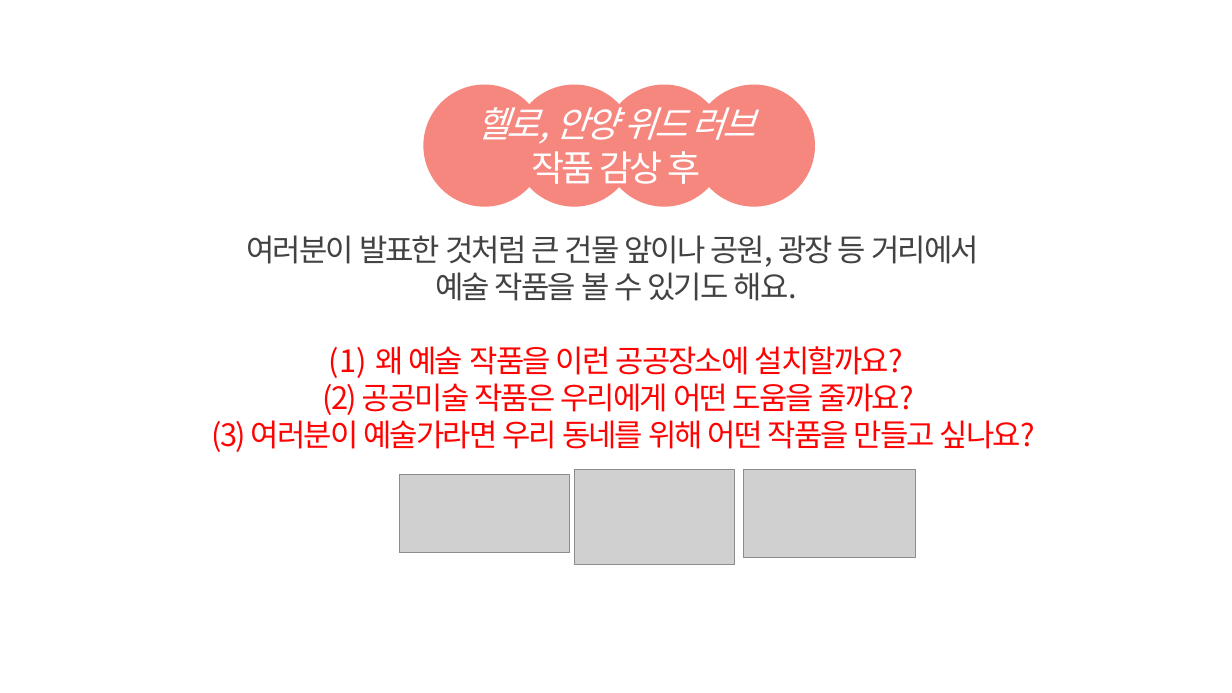
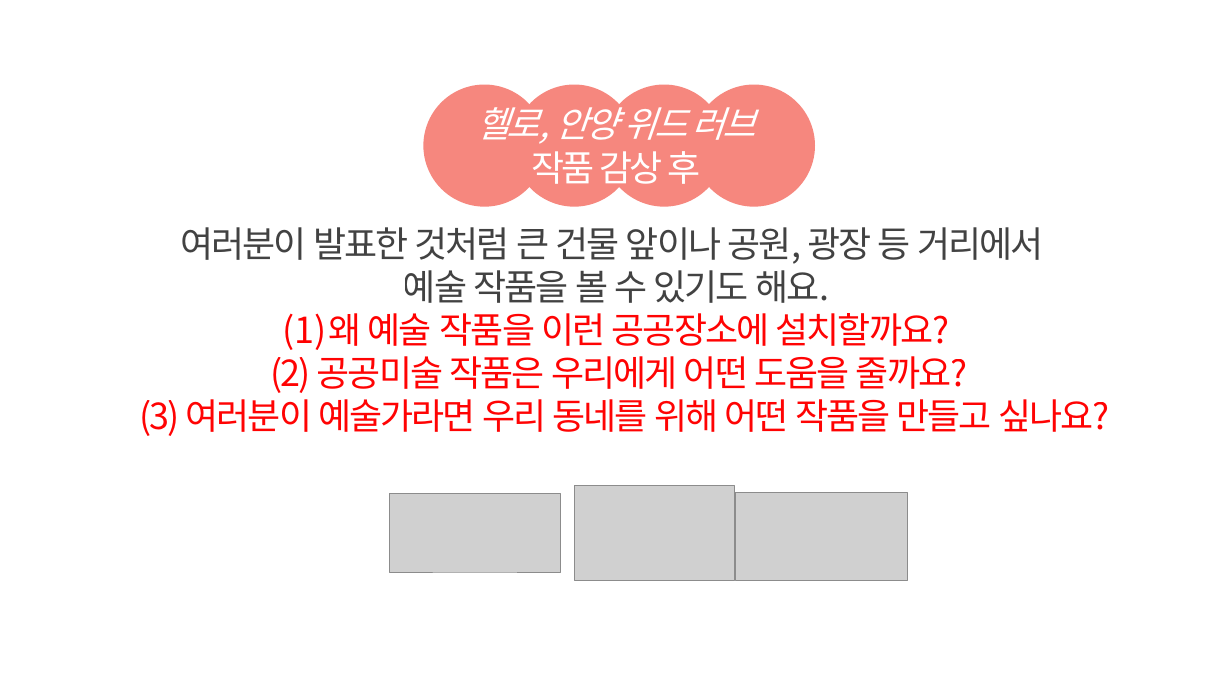
Before and after one commit to biossam/humanskill_art, a slide deck: slide 4 of files/demo/18.pptx. Drawn at 1232x693 pixels with LibreOffice and Linux fonts; fonts in the diff are those of the drawing; grey boxes stand for pictures; background and template pictures are left out. Boxes give left, top, right and bottom in pixels: in the first picture for what was removed or moved away, otherwise in the second. Text is boxed around its words. In the diff, an @@ line names an element or a change of style, - is before the commit and + after.

```diff
--- a/files/demo/18.pptx
+++ b/files/demo/18.pptx
@@ text "여러분이 발표한 것처럼 큰 건물 ...": place and size @@
-text "여러분이 발표한 것처럼 큰 건물 ..." at bbox=[212, 235, 1035, 452]
+text "여러분이 발표한 것처럼 큰 건물 ..." at bbox=[139, 227, 1110, 436]
@@ text "여러분이 발표한 것처럼 큰 건물 ..." at bbox=[139, 227, 1110, 436]: size 24 to 28 pt @@
@@ picture: place and size @@
-picture at bbox=[399, 474, 570, 553]
+picture at bbox=[389, 494, 560, 572]
@@ picture: place and size @@
-picture at bbox=[575, 470, 735, 565]
+picture at bbox=[575, 485, 735, 580]
@@ picture: place and size @@
-picture at bbox=[743, 470, 916, 556]
+picture at bbox=[736, 493, 909, 579]
```
Also in this commit, not shown: 5 other slides changed, 11 other files.
